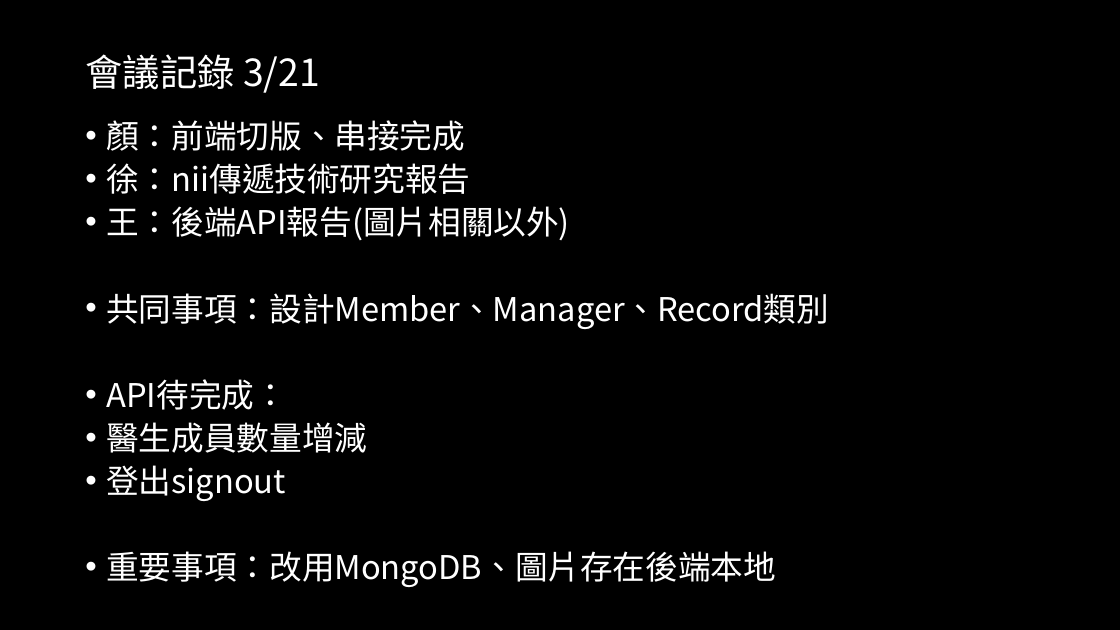
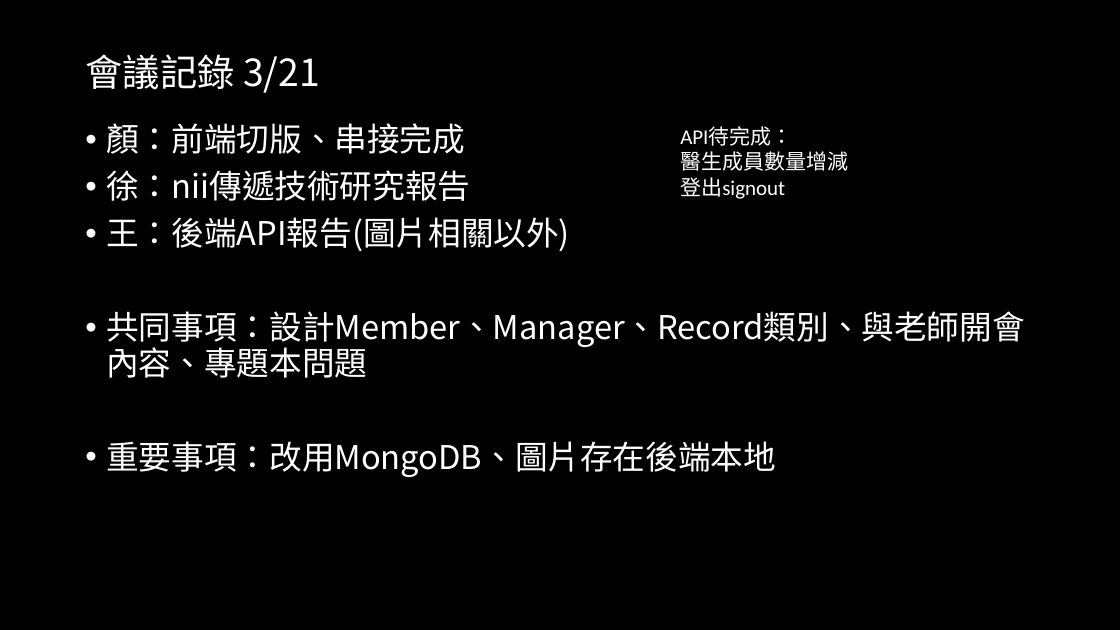
Before and after one commit to 1leo23/Product-packaging, a slide deck: slide 10 of 會議記錄/會議記錄.pptx. Drawn at 1120x630 pixels with LibreOffice and Linux fonts; fonts in the diff are those of the drawing. Boxes give left, top, right and bottom in pixels: in the first picture for what was removed or moved away, otherwise in the second. Text is boxed around its words. In the diff, an @@ line names an element or a change of style, - is before the commit and + after.

Commit message:
0321b 會議記錄

```diff
--- a/會議記錄/會議記錄.pptx
+++ b/會議記錄/會議記錄.pptx
@@ text at (x1=106, y1=123, x2=776, y2=477): line spacing 0.8 to 0.9 @@
@@ text added at (x1=680, y1=127, x2=848, y2=199), 18 pt, text #FFFFFF @@
+API待完成：
+醫生成員數量增減
+登出signout
@@ text at (x1=106, y1=311, x2=1025, y2=378): text changed @@
-• 共同事項：設計Member、Manager、Record類別
-• API待完成：
-• 醫生成員數量增減
-• 登出signout
+• 共同事項：設計Member、Manager、Record類別、與老師開會內容、專題本問題
```
Also in this commit, not shown: 2 other slides changed, 1 slide added, 1 slide removed.
